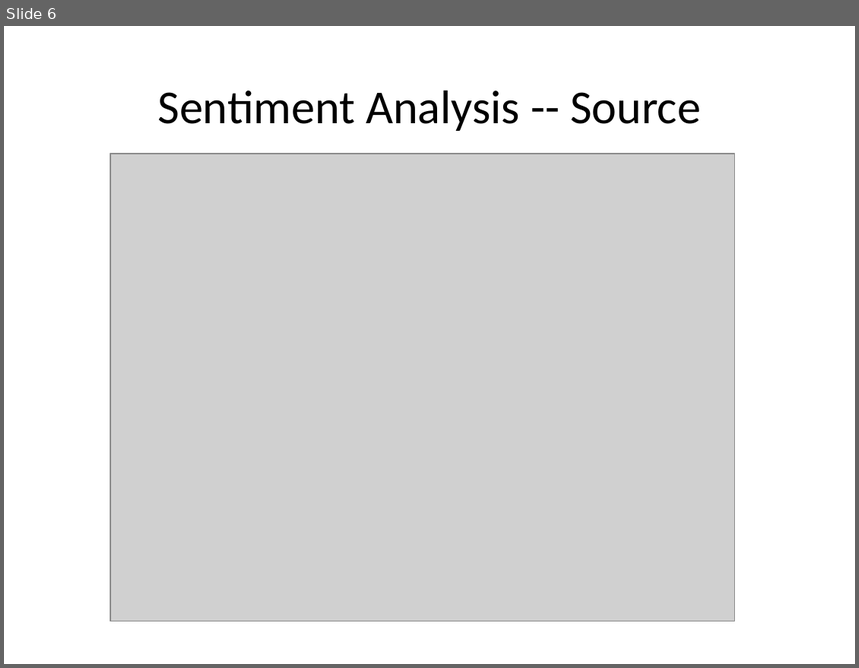
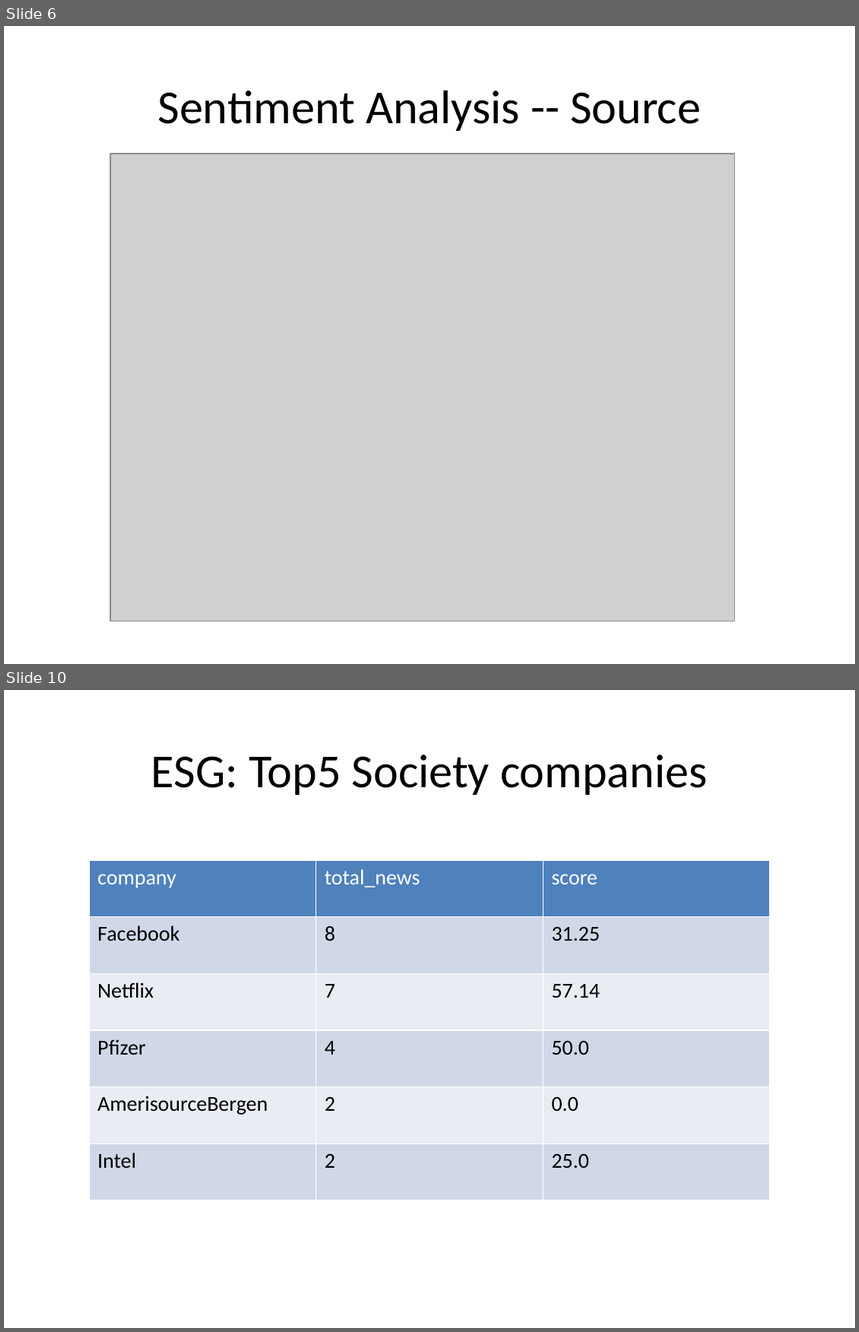
Before and after one commit to yuchiahung/Fintech-2021-T2, a slide deck: news_summary_t2.pptx. Shown one above the other, each under a label of ours: slide 6 before the commit, slides 6 and 10 after it; the slides between them are not shown. The pictures are 859x668 and 859x1332 pixels, drawn with LibreOffice and Linux fonts; fonts in the diff are those of the drawing; grey boxes stand for pictures. Boxes give left, top, right and bottom in pixels: in the first picture for what was removed or moved away, otherwise in the second. Text is boxed around its words. In the diff, an @@ line names an element or a change of style, - is before the commit and + after.

```diff
--- a/news_summary_t2.pptx
+++ b/news_summary_t2.pptx
@@ slide 10 added at (4,690,855,1328), background #FFFFFF @@
@@ title added at (151,755,708,795), 40 pt, text #000000 @@
+ESG: Top5 Society companies
@@ table added at (89,860,771,1201), 6 rows, 3 columns @@
+company | total_news | score
+Facebook | 8 | 31.25
+Netflix | 7 | 57.14
+Pfizer | 4 | 50.0
+AmerisourceBergen | 2 | 0.0
+Intel | 2 | 25.0
```
Also in this commit, not shown: 2 slides changed, 4 other slides added, 4 slides removed, 10 other files.
